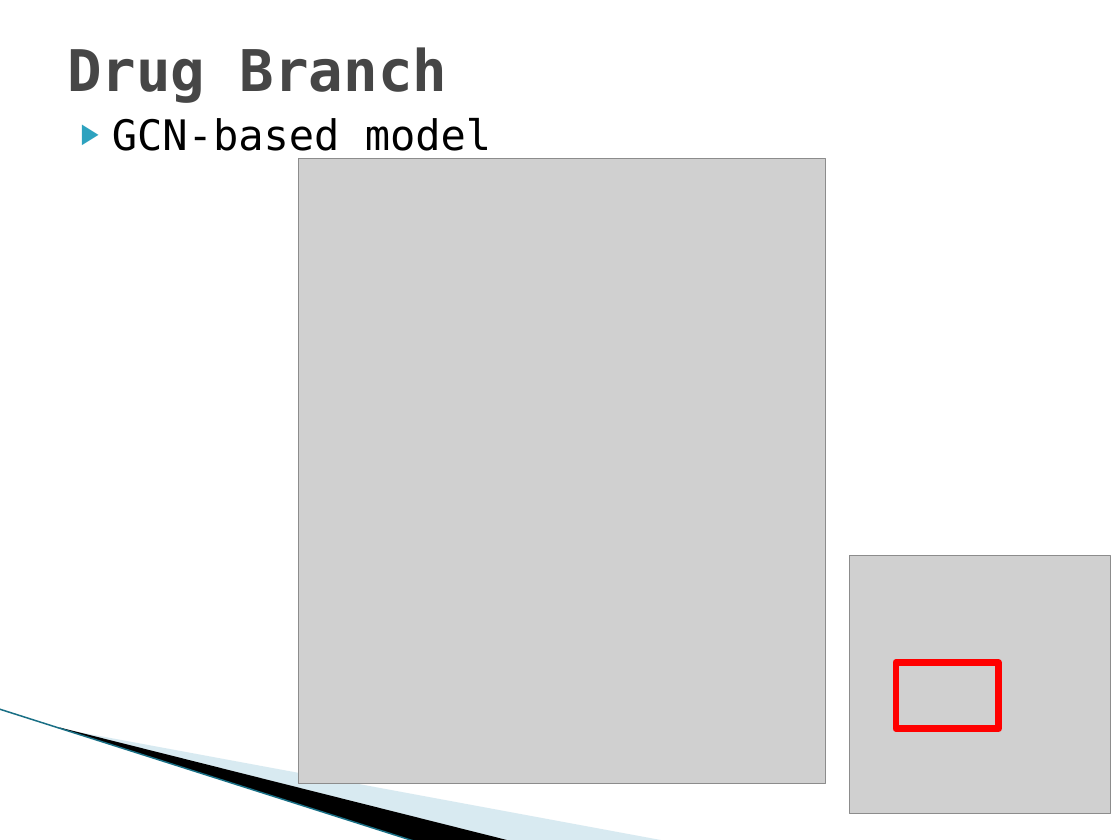
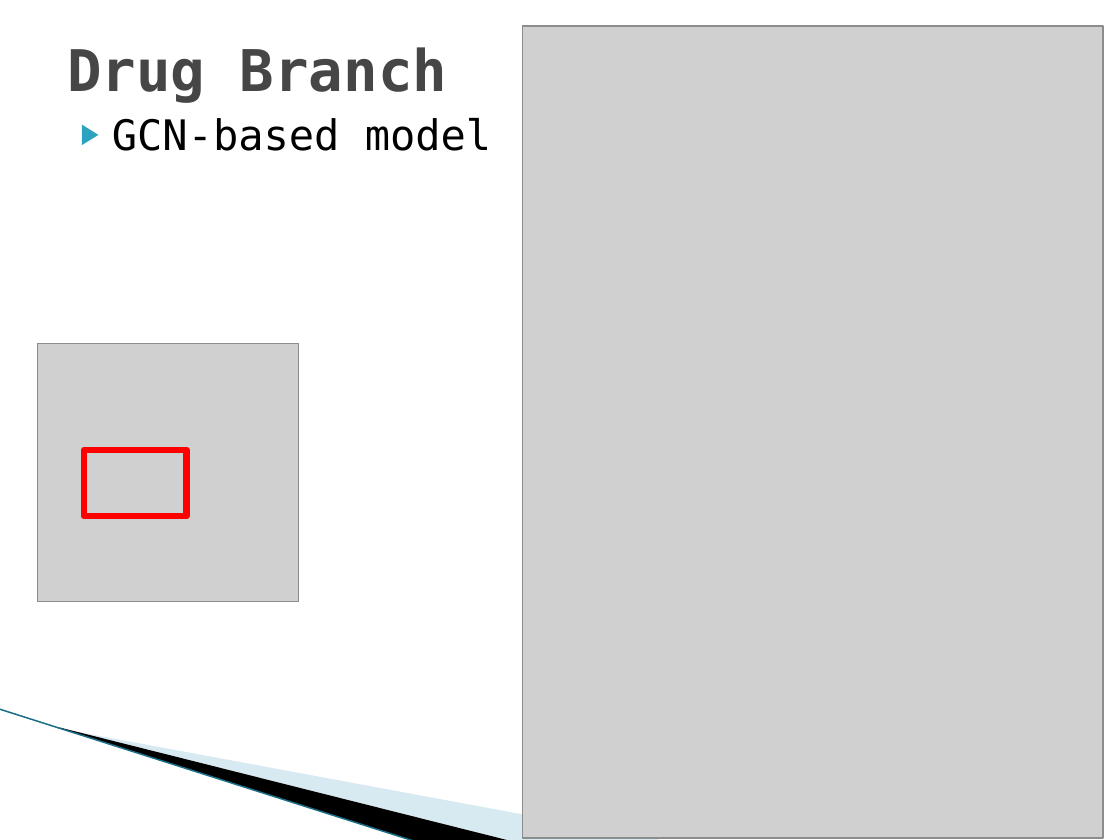
Before and after one commit to YoussefEzz/GraphDTA_forked, a slide deck: slide 24 of presentation/Drug Target affinity.pptx. Drawn at 1120x840 pixels with LibreOffice and Linux fonts; fonts in the diff are those of the drawing; grey boxes stand for pictures; background and template pictures are left out. Boxes give left, top, right and bottom in pixels: in the first picture for what was removed or moved away, otherwise in the second. Text is boxed around its words. In the diff, an @@ line names an element or a change of style, - is before the commit and + after.

```diff
--- a/presentation/Drug Target affinity.pptx
+++ b/presentation/Drug Target affinity.pptx
@@ picture added at (x1=523, y1=26, x2=1103, y2=838) @@
@@ picture removed at (x1=299, y1=159, x2=825, y2=784) @@
@@ picture moved from (x1=849, y1=556, x2=1110, y2=813) to (x1=37, y1=343, x2=298, y2=600) @@
@@ rectangle moved from (x1=896, y1=663, x2=999, y2=729) to (x1=84, y1=450, x2=187, y2=516) @@
```
Also in this commit, not shown: 1 other slide changed, 5 slides added, 14 other files.
